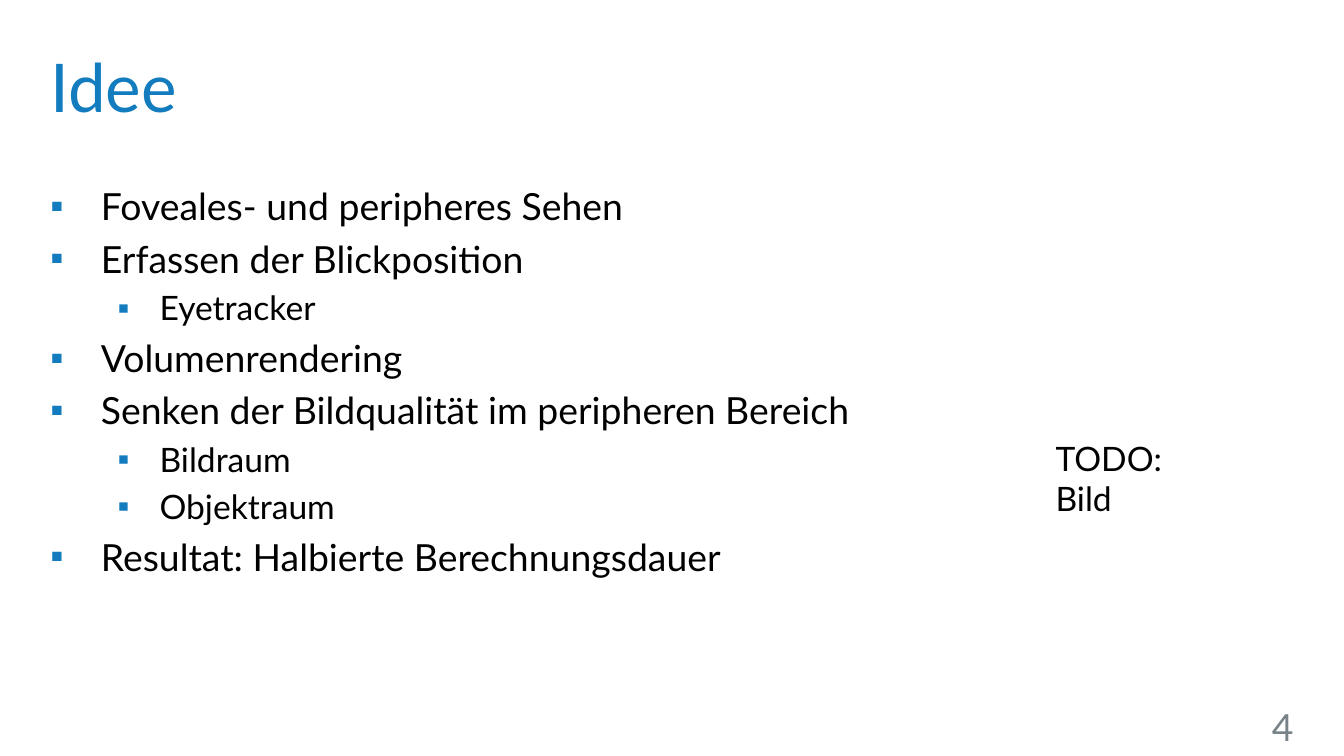
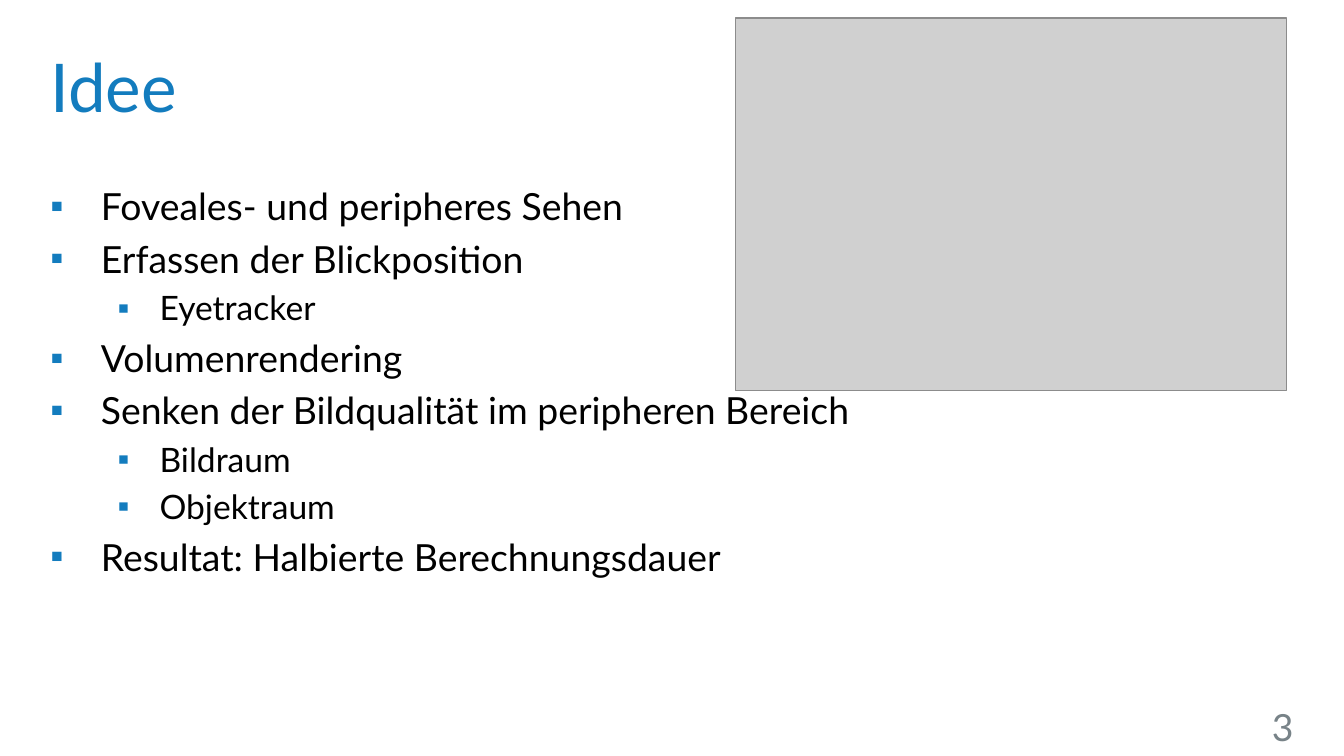
Before and after one commit to UniStuttgart-VISUS/FoveatedVolumeRendering, a slide deck: slide 3 of Dokumente/Vortrag/Wahrnehmungsorientiertes_Volumen-Rendering.pptx (slide 4 before the commit). Drawn at 1344x756 pixels with LibreOffice and Linux fonts; fonts in the diff are those of the drawing; grey boxes stand for pictures; background and template pictures are left out. Boxes give left, top, right and bottom in pixels: in the first picture for what was removed or moved away, otherwise in the second. Text is boxed around its words. In the diff, an @@ line names an element or a change of style, - is before the commit and + after.

Commit message:
Vortrag: Motivation und Idee mit Bild ergänzt. Gliederung rausgelöscht.

```diff
--- a/Dokumente/Vortrag/Wahrnehmungsorientiertes_Volumen-Rendering.pptx
+++ b/Dokumente/Vortrag/Wahrnehmungsorientiertes_Volumen-Rendering.pptx
@@ picture added at (x1=735, y1=19, x2=1286, y2=391) @@
@@ text removed at (x1=1056, y1=446, x2=1162, y2=512) @@
-TODO: Bild
@@ page number at (x1=1272, y1=714, x2=1294, y2=741): text changed @@
-4
+3
```
Also in this commit, not shown: 1 other slide changed, 1 slide removed, 1 other file.
